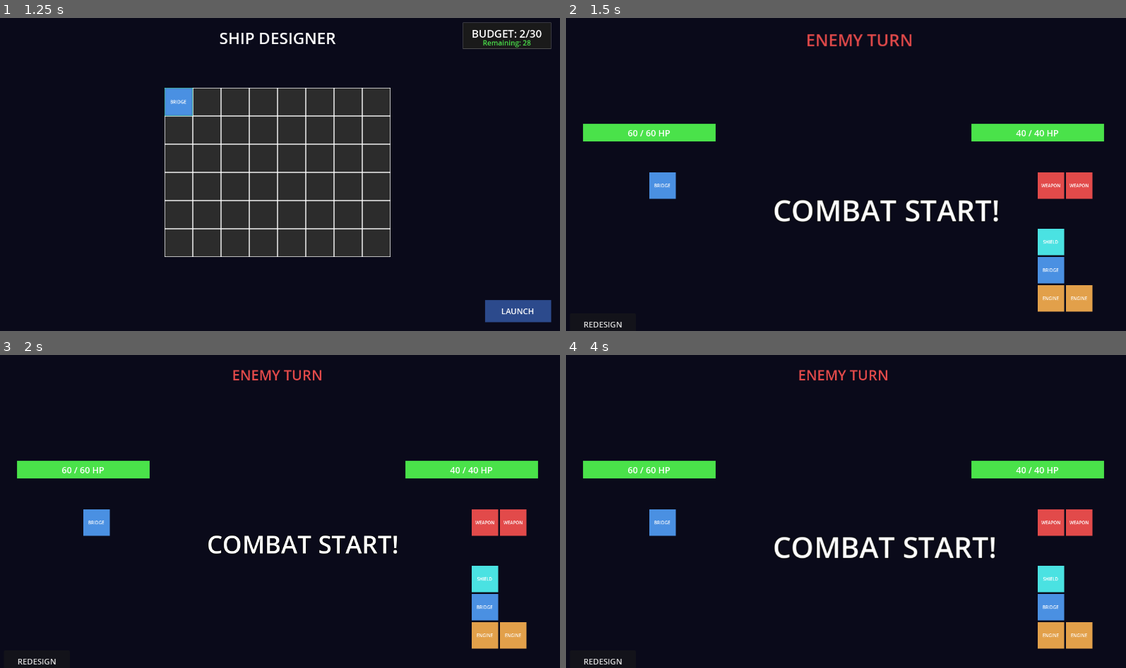
Above: before the commit, frames 1-4 (two rows, left to right).
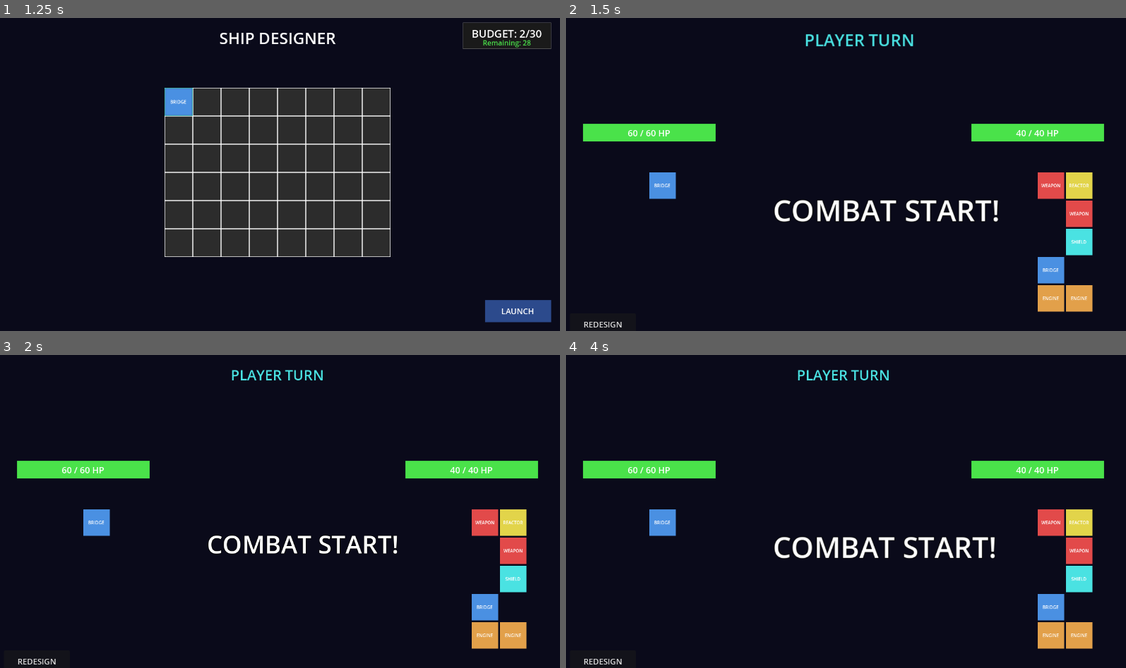
Above: after the commit, the same moments.

Repository: cautiouskurns/Startship-Designer
Game: Godot game, scene res://scenes/main/Main.tscn
Same seed, same stepped clock (60 frames per second), same inputs: the game is played once before the commit and once after it.
Inputs (mouse positions are in pixels of both pictures, inside the frame that each line leads up to):
- Up to frame 1 (1.25 s): tap Enter at 0.5 s; move the mouse to (179, 102) at 0.52 s; click (179, 102) at 0.67 s
- Up to frame 2 (1.5 s): click "LAUNCH" at 1.25 s
- Up to frame 3 (2 s): no input
- Up to frame 4 (4 s): click "REDESIGN" at 2 s; tap Space at 2.75 s; move the mouse to (745, 439) at 2.77 s; click (745, 439) at 2.92 s; click "LAUNCH" at 3.5 s

Frame 1 is identical in both runs. In frame 2, 2.2% of the frame differs, in the area x 42-95%, y 5-76%; in frame 3, 2.0%; in frame 4, 2.0%.

Commit message:
Enhance combat mechanics with power management, including reactor destruction effects and visual updates for powered rooms

Diff:
--- a/scripts/combat/Combat.gd
+++ b/scripts/combat/Combat.gd
@@ -201,27 +201,27 @@
 	# Destroy rooms (1 per 20 damage)
 	var rooms_to_destroy = int(net_damage / 20)
 	if rooms_to_destroy > 0:
-		_destroy_random_rooms(defender, defender_display, rooms_to_destroy)
-
-	# Wait longer to see health bar animation and damage
-	await get_tree().create_timer(1.2).timeout
+		await _destroy_random_rooms(defender, defender_display, rooms_to_destroy)
+
+	# Wait a moment to see final state
+	await get_tree().create_timer(0.5).timeout
 
 ## Determine which ship shoots first based on engine count
 func _determine_initiative() -> bool:
-	var player_engines = player_data.count_room_type(RoomData.RoomType.ENGINE)
-	var enemy_engines = enemy_data.count_room_type(RoomData.RoomType.ENGINE)
+	var player_engines = player_data.count_powered_room_type(RoomData.RoomType.ENGINE)
+	var enemy_engines = enemy_data.count_powered_room_type(RoomData.RoomType.ENGINE)
 
 	# Higher engine count shoots first, player wins ties
 	return player_engines >= enemy_engines
 
 ## Calculate damage dealt by attacker
 func _calculate_damage(attacker: ShipData) -> int:
-	var weapons = attacker.count_room_type(RoomData.RoomType.WEAPON)
+	var weapons = attacker.count_powered_room_type(RoomData.RoomType.WEAPON)
 	return weapons * 10
 
 ## Calculate shield absorption for defender
 func _calculate_shield_absorption(defender: ShipData, damage: int) -> int:
-	var shields = defender.count_room_type(RoomData.RoomType.SHIELD)
+	var shields = defender.count_powered_room_type(RoomData.RoomType.SHIELD)
 	return min(damage, shields * 15)
 
 ## Spawn floating damage number above target ship
@@ -266,6 +266,9 @@
 	if count <= 0:
 		return
 
+	# Track if any reactors were destroyed
+	var reactor_destroyed = false
+
 	# Get all active room positions, excluding Bridge initially
 	var active_rooms = []
 	for pos in defender.get_active_room_positions():
@@ -273,16 +276,25 @@
 		if room_type != RoomData.RoomType.BRIDGE:
 			active_rooms.append(pos)
 
-	# Destroy random rooms
+	# Destroy random rooms sequentially with animation
 	var destroyed = 0
 	while destroyed < count and active_rooms.size() > 0:
 		# Pick random room
 		var index = randi() % active_rooms.size()
 		var pos = active_rooms[index]
 
-		# Destroy it
+		# Check if this is a reactor
+		if defender.grid[pos.y][pos.x] == RoomData.RoomType.REACTOR:
+			reactor_destroyed = true
+
+		# Destroy it (data)
 		defender.destroy_room_at(pos.x, pos.y)
-		defender_display.destroy_room_visual(pos.x, pos.y)
+
+		# Destroy it (visual with animation) - AWAIT
+		await defender_display.destroy_room_visual(pos.x, pos.y)
+
+		# Small delay between room destructions
+		await get_tree().create_timer(0.2).timeout
 
 		# Remove from list
 		active_rooms.remove_at(index)
@@ -294,9 +306,17 @@
 		for pos in defender.get_active_room_positions():
 			var room_type = defender.grid[pos.y][pos.x]
 			if room_type == RoomData.RoomType.BRIDGE:
+				# Destroy data
 				defender.destroy_room_at(pos.x, pos.y)
-				defender_display.destroy_room_visual(pos.x, pos.y)
+
+				# Destroy visual with animation - AWAIT
+				await defender_display.destroy_room_visual(pos.x, pos.y)
 				break
+
+	# If reactor was destroyed, recalculate power and update visuals
+	if reactor_destroyed:
+		defender.recalculate_power()
+		defender_display.update_power_visuals(defender)
 
 ## Flash ship with color
 func _flash_ship(display: ShipDisplay, color: Color):
--- a/scripts/combat/ShipDisplay.gd
+++ b/scripts/combat/ShipDisplay.gd
@@ -79,10 +79,82 @@
 	tween.tween_property(overlay, "color:a", 0.0, 0.2)
 	tween.tween_callback(overlay.queue_free)
 
-## Destroy room visual at grid position (gray it out)
+## Destroy room visual at grid position with animation
 func destroy_room_visual(x: int, y: int):
 	var key = "%d,%d" % [x, y]
-	if room_nodes.has(key):
-		var room = room_nodes[key]
-		# Gray out and make semi-transparent
-		room.modulate = Color(0.5, 0.5, 0.5, 0.5)
+	if not room_nodes.has(key):
+		return
+
+	var room = room_nodes[key]
+
+	# Stage 1: Red flash warning (3 flashes, 0.6s total)
+	for i in range(3):
+		# Flash to red
+		var tween_on = create_tween()
+		tween_on.tween_property(room, "modulate", Color(1, 0.3, 0.3, 1), 0.1)
+		await tween_on.finished
+
+		# Flash back to normal
+		var tween_off = create_tween()
+		tween_off.tween_property(room, "modulate", Color(1, 1, 1, 1), 0.1)
+		await tween_off.finished
+
+	# Stage 2: Explosion animation (0.3s)
+	var explosion = _create_explosion(room.position + Vector2(30, 30))  # Center of 60x60 room
+	add_child(explosion)
+
+	# Explosion expands and fades
+	var exp_tween = create_tween()
+	exp_tween.tween_property(explosion, "scale", Vector2(1.33, 1.33), 0.3)  # 60 → 80px
+	exp_tween.parallel().tween_property(explosion, "modulate:a", 0.0, 0.3)
+	exp_tween.tween_callback(explosion.queue_free)
+
+	await get_tree().create_timer(0.3).timeout
+
+	# Stage 3: Final destroyed state (dark gray, broken appearance)
+	room.modulate = Color(0.4, 0.4, 0.4, 0.6)
+
+## Create explosion visual effect
+func _create_explosion(pos: Vector2) -> Panel:
+	# Create circular orange explosion using Panel + StyleBoxFlat
+	var panel = Panel.new()
+	panel.size = Vector2(60, 60)
+	panel.position = pos - Vector2(30, 30)  # Center on position
+	panel.z_index = 10  # Above everything
+	panel.mouse_filter = Control.MOUSE_FILTER_IGNORE
+
+	# Circular orange/yellow style
+	var style = StyleBoxFlat.new()
+	style.bg_color = Color(1, 0.6, 0.2, 1)  # Orange/yellow
+	style.corner_radius_top_left = 30
+	style.corner_radius_top_right = 30
+	style.corner_radius_bottom_left = 30
+	style.corner_radius_bottom_right = 30
+	panel.add_theme_stylebox_override("panel", style)
+
+	return panel
+
+## Update power visuals for all rooms based on ship's power grid
+func update_power_visuals(ship: ShipData):
+	if not ship:
+		return
+
+	# Update each room's visual based on power status
+	for y in range(GRID_HEIGHT):
+		for x in range(GRID_WIDTH):
+			var key = "%d,%d" % [x, y]
+			if room_nodes.has(key):
+				var room = room_nodes[key]
+				var is_powered = ship.is_room_powered(x, y)
+
+				# If room is destroyed (already grayed), skip power visual update
+				if room.modulate == Color(0.5, 0.5, 0.5, 0.5):
+					continue
+
+				# Update based on power status
+				if is_powered:
+					# Powered: full color and opacity
+					room.modulate = Color(1, 1, 1, 1)
+				else:
+					# Unpowered: darker and semi-transparent
+					room.modulate = Color(0.7, 0.7, 0.7, 0.6)
--- a/scripts/components/GridTile.gd
+++ b/scripts/components/GridTile.gd
@@ -15,6 +15,9 @@
 ## Style and visual elements
 var style_box: StyleBoxFlat
 @onready var flash_overlay: ColorRect = $FlashOverlay
+
+## Power state overlay (shown when room is unpowered)
+var unpowered_overlay: ColorRect = null
 
 ## Hover tracking
 var is_hovering: bool = false
@@ -111,8 +114,45 @@
 		current_room.queue_free()
 		current_room = null
 
+	# Also clear unpowered overlay if it exists
+	if unpowered_overlay:
+		remove_child(unpowered_overlay)
+		unpowered_overlay.queue_free()
+		unpowered_overlay = null
+
 ## Get the room type of current room (returns EMPTY if no room)
 func get_room_type() -> RoomData.RoomType:
 	if current_room and current_room is Room:
 		return current_room.room_type
 	return RoomData.RoomType.EMPTY
+
+## Set the powered state of the room visually
+func set_powered_state(powered: bool):
+	# If no room, nothing to do
+	if not current_room:
+		return
+
+	if powered:
+		# Powered: full opacity, no overlay
+		if current_room is Control:
+			current_room.modulate = Color(1, 1, 1, 1)
+
+		# Remove unpowered overlay if it exists
+		if unpowered_overlay:
+			remove_child(unpowered_overlay)
+			unpowered_overlay.queue_free()
+			unpowered_overlay = null
+	else:
+		# Unpowered: 50% opacity + gray overlay
+		if current_room is Control:
+			current_room.modulate = Color(1, 1, 1, 0.5)
+
+		# Create gray overlay if it doesn't exist
+		if not unpowered_overlay:
+			unpowered_overlay = ColorRect.new()
+			unpowered_overlay.color = Color(0.3, 0.3, 0.3, 0.3)  # Dark gray, semi-transparent
+			unpowered_overlay.size = Vector2(60, 60)
+			unpowered_overlay.position = Vector2(2, 2)
+			unpowered_overlay.z_index = 2  # Above room but below flash
+			unpowered_overlay.mouse_filter = Control.MOUSE_FILTER_IGNORE
+			add_child(unpowered_overlay)
--- a/scripts/data/ShipData.gd
+++ b/scripts/data/ShipData.gd
@@ -4,6 +4,9 @@
 
 ## 8x6 grid of room types
 var grid: Array = []  # Array of Arrays (rows), each containing RoomType values
+
+## 8x6 grid tracking which rooms are powered
+var power_grid: Array = []  # Array of Arrays (rows), each containing bool values
 
 ## Health points
 var max_hp: int = 0
@@ -46,6 +49,69 @@
 func destroy_room_at(x: int, y: int):
 	if y >= 0 and y < grid.size() and x >= 0 and x < grid[y].size():
 		grid[y][x] = RoomData.RoomType.EMPTY
+
+## Calculate power grid based on reactor positions
+func calculate_power_grid():
+	# Initialize power_grid with same dimensions as grid
+	power_grid.clear()
+	for y in range(grid.size()):
+		var power_row = []
+		for x in range(grid[y].size()):
+			power_row.append(false)
+		power_grid.append(power_row)
+
+	# Determine which rooms are powered
+	for y in range(grid.size()):
+		for x in range(grid[y].size()):
+			var room_type = grid[y][x]
+
+			# Skip empty tiles
+			if room_type == RoomData.RoomType.EMPTY:
+				continue
+
+			# Bridge and Reactor always powered (special cases)
+			if room_type == RoomData.RoomType.BRIDGE or room_type == RoomData.RoomType.REACTOR:
+				power_grid[y][x] = true
+				continue
+
+			# Check 4 adjacent tiles for reactors
+			var adjacent_positions = [
+				Vector2i(x - 1, y),  # Left
+				Vector2i(x + 1, y),  # Right
+				Vector2i(x, y - 1),  # Up
+				Vector2i(x, y + 1)   # Down
+			]
+
+			for pos in adjacent_positions:
+				# Check bounds
+				if pos.y >= 0 and pos.y < grid.size() and pos.x >= 0 and pos.x < grid[pos.y].size():
+					# Check if adjacent tile is a reactor
+					if grid[pos.y][pos.x] == RoomData.RoomType.REACTOR:
+						power_grid[y][x] = true
+						break
+
+## Check if room at position is powered
+func is_room_powered(x: int, y: int) -> bool:
+	if power_grid.size() == 0:
+		return true  # If power grid not initialized, assume all powered (backward compat)
+
+	if y >= 0 and y < power_grid.size() and x >= 0 and x < power_grid[y].size():
+		return power_grid[y][x]
+
+	return false
+
+## Count number of powered rooms of specific type
+func count_powered_room_type(room_type: RoomData.RoomType) -> int:
+	var count = 0
+	for y in range(grid.size()):
+		for x in range(grid[y].size()):
+			if grid[y][x] == room_type and is_room_powered(x, y):
+				count += 1
+	return count
+
+## Recalculate power grid (called when reactor destroyed in combat)
+func recalculate_power():
+	calculate_power_grid()
 
 ## Create ShipData from ShipDesigner's grid_tiles array
 static func from_designer_grid(grid_tiles: Array) -> ShipData:
@@ -68,15 +134,31 @@
 	var hull_hp = ship.calculate_hull_hp()
 	ship.max_hp = hull_hp
 	ship.current_hp = hull_hp
+
+	# Calculate power grid
+	ship.calculate_power_grid()
+
 	return ship
 
 ## Create Mission 1 Scout enemy ship (hard-coded)
 static func create_mission1_scout() -> ShipData:
 	var room_grid = []
 
-	# Row 0: 2 Weapons (rows 0-1 allowed for weapons)
+	# Row 0: 1 Weapon + 1 Reactor (rows 0-1 allowed for weapons)
 	room_grid.append([
 		RoomData.RoomType.WEAPON,
+		RoomData.RoomType.REACTOR,
+		RoomData.RoomType.EMPTY,
+		RoomData.RoomType.EMPTY,
+		RoomData.RoomType.EMPTY,
+		RoomData.RoomType.EMPTY,
+		RoomData.RoomType.EMPTY,
+		RoomData.RoomType.EMPTY
+	])
+
+	# Row 1: 1 Weapon (powered by reactor above)
+	room_grid.append([
+		RoomData.RoomType.EMPTY,
 		RoomData.RoomType.WEAPON,
 		RoomData.RoomType.EMPTY,
 		RoomData.RoomType.EMPTY,
@@ -86,22 +168,10 @@
 		RoomData.RoomType.EMPTY
 	])
 
-	# Row 1: Empty
-	room_grid.append([
-		RoomData.RoomType.EMPTY,
-		RoomData.RoomType.EMPTY,
-		RoomData.RoomType.EMPTY,
-		RoomData.RoomType.EMPTY,
-		RoomData.RoomType.EMPTY,
-		RoomData.RoomType.EMPTY,
-		RoomData.RoomType.EMPTY,
-		RoomData.RoomType.EMPTY
-	])
-
-	# Row 2: 1 Shield
-	room_grid.append([
+	# Row 2: 1 Shield (powered by reactor above)
+	room_grid.append([
+		RoomData.RoomType.EMPTY,
 		RoomData.RoomType.SHIELD,
-		RoomData.RoomType.EMPTY,
 		RoomData.RoomType.EMPTY,
 		RoomData.RoomType.EMPTY,
 		RoomData.RoomType.EMPTY,
@@ -146,4 +216,9 @@
 		RoomData.RoomType.EMPTY
 	])
 
-	return ShipData.new(room_grid, 40)  # 40 HP for Mission 1 Scout
+	var ship = ShipData.new(room_grid, 40)  # 40 HP for Mission 1 Scout
+
+	# Calculate power grid
+	ship.calculate_power_grid()
+
+	return ship
--- a/scripts/designer/ShipDesigner.gd
+++ b/scripts/designer/ShipDesigner.gd
@@ -140,6 +140,23 @@
 	# HP is calculated based on armor count in ShipData
 	return ShipData.from_designer_grid(grid_tiles)
 
+## Update power states for all tiles based on reactor positions
+func update_all_power_states():
+	# Create temporary ShipData to calculate power grid
+	var temp_ship = ShipData.from_designer_grid(grid_tiles)
+
+	# Update visual power state for each tile
+	for tile in grid_tiles:
+		# Skip empty tiles
+		if tile.get_room_type() == RoomData.RoomType.EMPTY:
+			continue
+
+		# Check if this position is powered
+		var is_powered = temp_ship.is_room_powered(tile.grid_x, tile.grid_y)
+
+		# Update visual state
+		tile.set_powered_state(is_powered)
+
 ## Handle tile left-click - cycle through room types
 func _on_tile_clicked(x: int, y: int):
 	var tile = get_tile_at(x, y)
@@ -182,6 +199,7 @@
 	if next_type == RoomData.RoomType.EMPTY:
 		tile.clear_room()
 		_update_budget_display()
+		update_all_power_states()
 		return
 
 	# Place the room (validation already done in auto-skip loop)
@@ -190,8 +208,9 @@
 		var room = room_scene.instantiate()
 		tile.set_room(room)
 
-	# Update budget display
+	# Update budget display and power states
 	_update_budget_display()
+	update_all_power_states()
 
 ## Handle tile right-click - remove room
 func _on_tile_right_clicked(x: int, y: int):
@@ -202,8 +221,9 @@
 	# Clear the room
 	tile.clear_room()
 
-	# Update budget display
+	# Update budget display and power states
 	_update_budget_display()
+	update_all_power_states()
 
 ## Handle launch button press
 func _on_launch_pressed():
